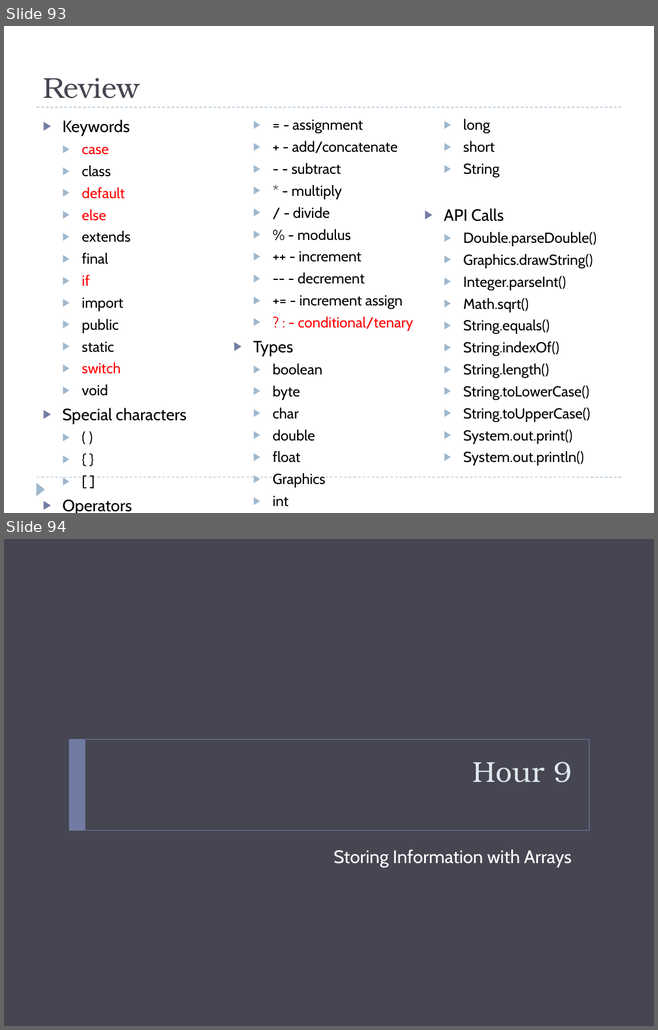
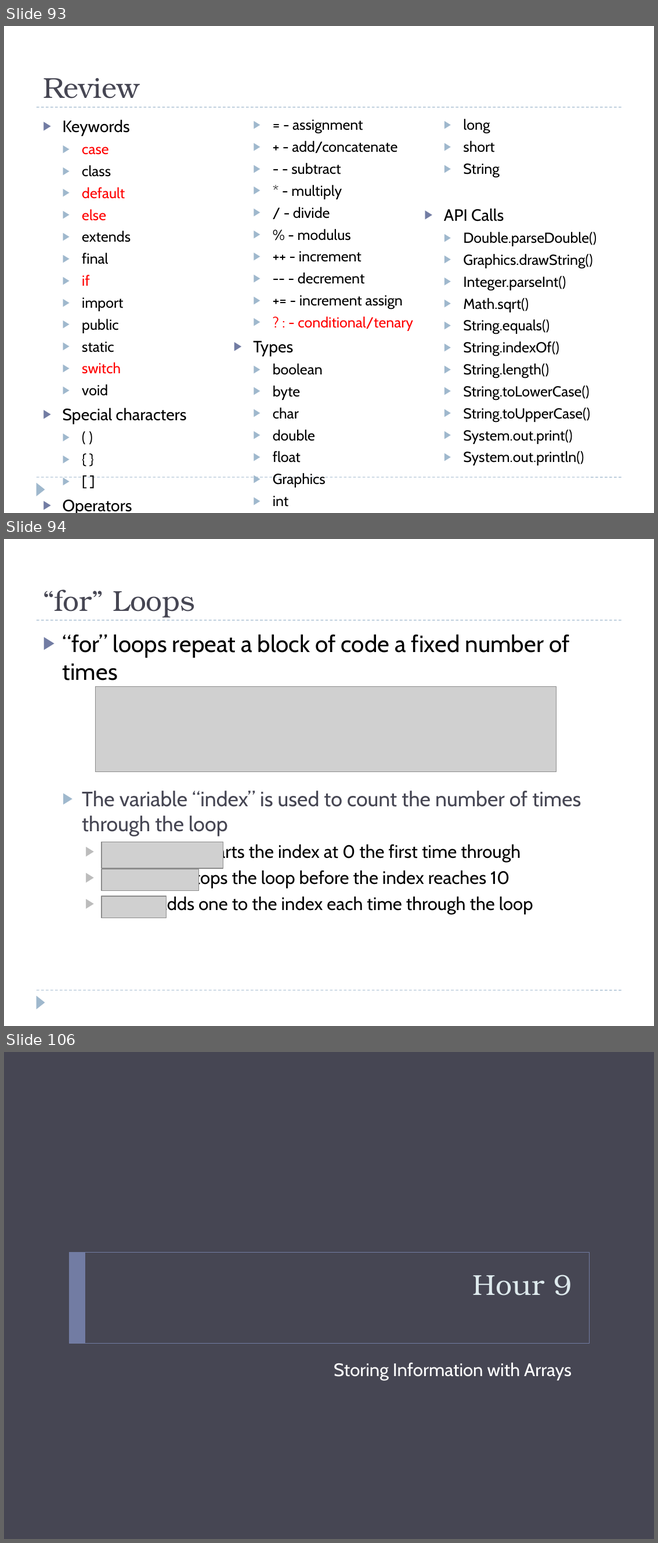
Before and after one commit to bcraig108/JavaClass_2013_Summer, a slide deck: Introduction to Java Programming.pptx. Shown one above the other, each under a label of ours: slides 93 and 94 before the commit, slides 93, 94 and 106 after it; the slides between them are not shown. The pictures are 658x1030 and 658x1543 pixels, drawn with LibreOffice and Linux fonts; fonts in the diff are those of the drawing; grey boxes stand for pictures; background and template pictures are left out. Boxes give left, top, right and bottom in pixels: in the first picture for what was removed or moved away, otherwise in the second. Text is boxed around its words. In the diff, an @@ line names an element or a change of style, - is before the commit and + after.

```diff
--- a/Introduction to Java Programming.pptx
+++ b/Introduction to Java Programming.pptx
@@ slide 94 added at <box>4,539,654,1026</box>, background #FFFFFF; not listed: 3 template elements that a slide beside it also shows @@
@@ title added at <box>43,589,195,618</box>, 32 pt, text #464653 @@
+“for” Loops
@@ text added at <box>63,634,581,915</box>, 20 pt, text #000000 @@
+▶ “for” loops repeat a block of code a fixed number of times
+  ▶ The variable “index” is used to count the number of times through the loop
+    ▶ starts the index at 0 the first time through
+    ▶ stops the loop before the index reaches 10
+    ▶ adds one to the index each time through the loop
@@ picture added at <box>96,686,556,772</box> @@
@@ picture added at <box>101,842,223,869</box> @@
@@ picture added at <box>101,869,199,890</box> @@
@@ picture added at <box>101,896,166,918</box> @@
@@ what was slide 94 is now slide 106 @@
```
Also in this commit, not shown: 12 other slides added, 1 slide removed, 1 other file.
